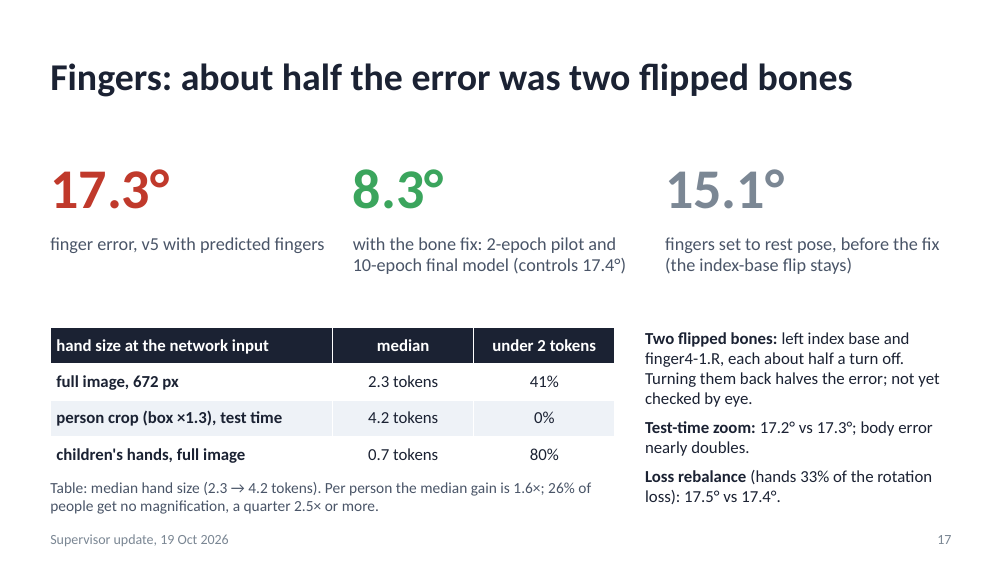
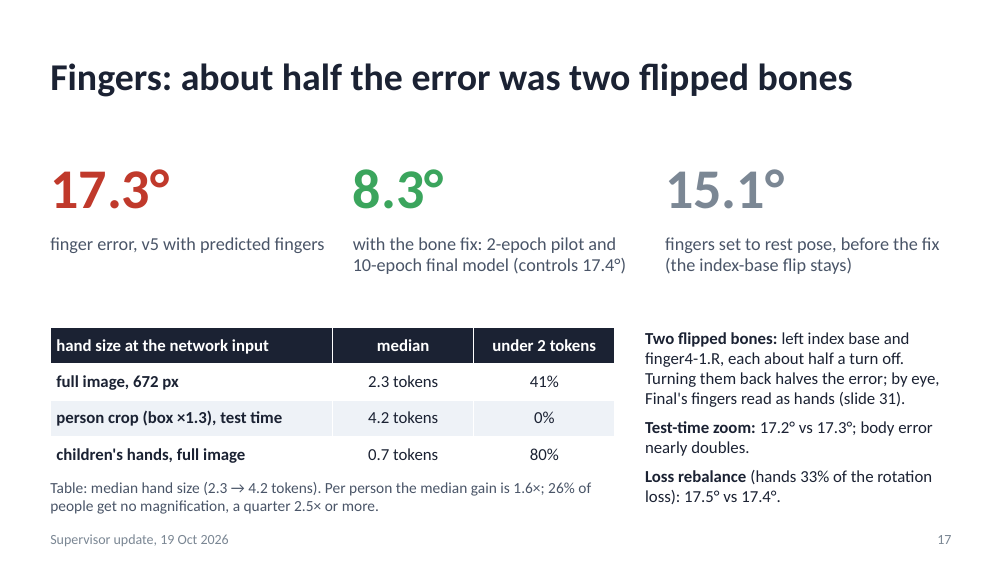
Before and after one commit to saadnajib/Multi-Person-Whole-Body-Human-Mesh-Recovery-in-a-Single-Shot-with-Annyone-dataset-and-3dpw-dataset, a slide deck: slide 17 of docs/supervisor_update_2026-10-19.pptx. Drawn at 1008x567 pixels with LibreOffice and Linux fonts; fonts in the diff are those of the drawing. Boxes give left, top, right and bottom in pixels: in the first picture for what was removed or moved away, otherwise in the second. Text is boxed around its words. In the diff, an @@ line names an element or a change of style, - is before the commit and + after.

```diff
--- a/docs/supervisor_update_2026-10-19.pptx
+++ b/docs/supervisor_update_2026-10-19.pptx
@@ text at (x1=645, y1=332, x2=939, y2=407): text changed @@
-Two flipped bones: left index base and finger4-1.R, each about half a turn off. Turning them back halves the error; not yet checked by eye.
+Two flipped bones: left index base and finger4-1.R, each about half a turn off. Turning them back halves the error; by eye, Final's fingers read as hands (slide 31).
```
Also in this commit, not shown: 5 other slides changed, 1 slide added, 8 other files.
